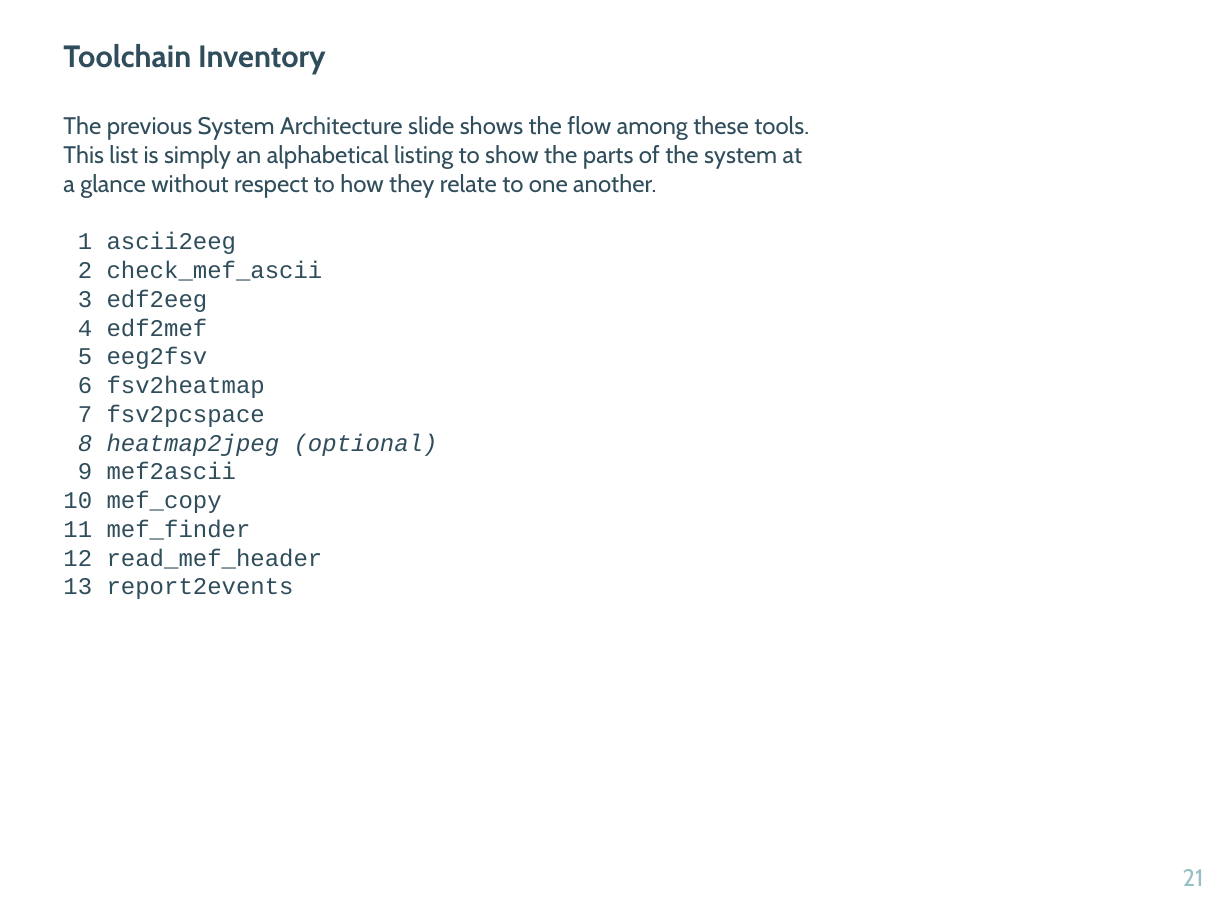
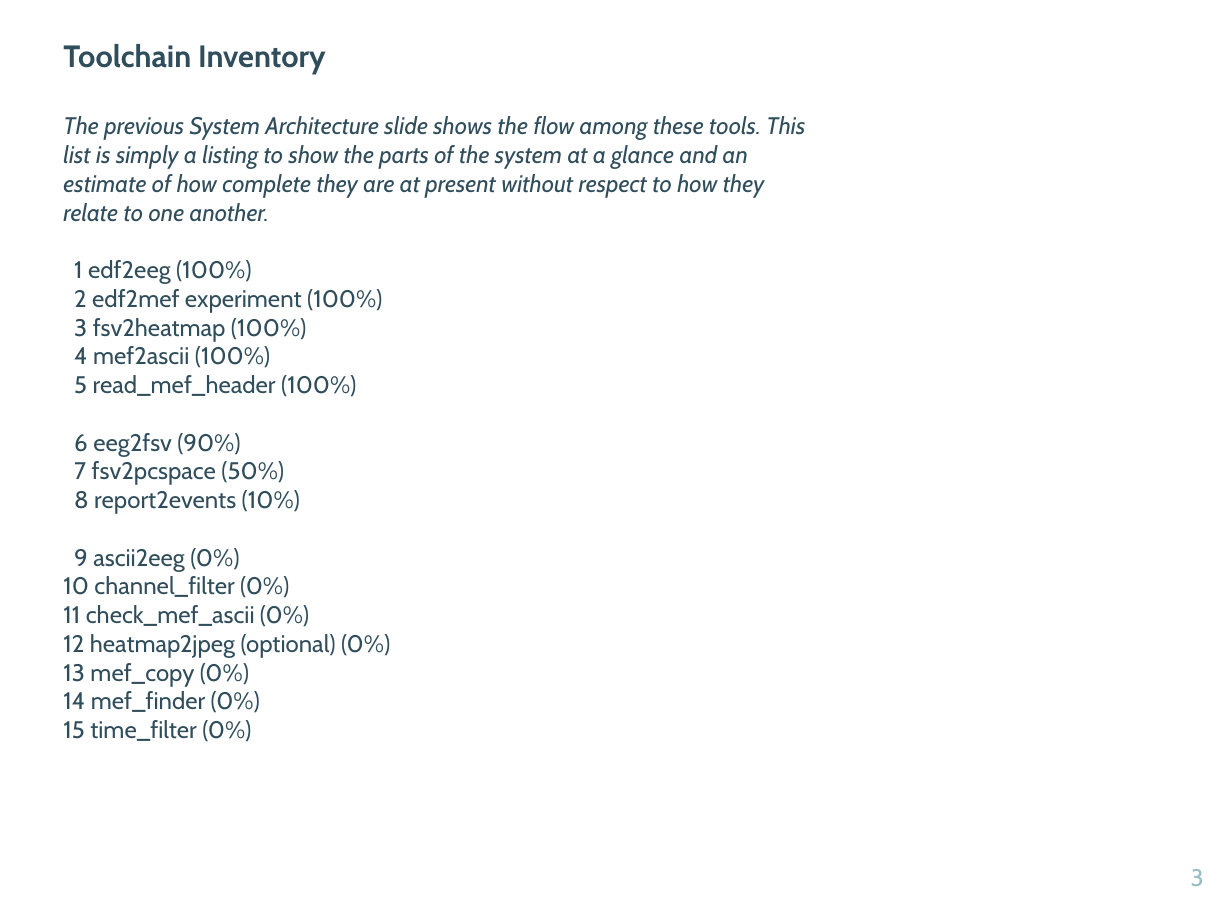
Before and after one commit to ncsl/network_neuroscience_epilepsy, a slide deck: slide 3 of EZTrack-implementation-guide.pptx (slide 21 before the commit). Drawn at 1232x924 pixels with LibreOffice and Linux fonts; fonts in the diff are those of the drawing. Boxes give left, top, right and bottom in pixels: in the first picture for what was removed or moved away, otherwise in the second. Text is boxed around its words. In the diff, an @@ line names an element or a change of style, - is before the commit and + after.

Commit message:
Update progress

```diff
--- a/EZTrack-implementation-guide.pptx
+++ b/EZTrack-implementation-guide.pptx
@@ text at [63, 116, 805, 742]: text changed @@
-The previous System Architecture slide shows the flow among these tools. This list is simply an alphabetical listing to show the parts of the system at a glance without respect to how they relate to one another.
-1 ascii2eeg
-2 check_mef_ascii
-3 edf2eeg
-4 edf2mef
-5 eeg2fsv
-6 fsv2heatmap
-7 fsv2pcspace
-8 heatmap2jpeg (optional)
-9 mef2ascii
-10 mef_copy
-11 mef_finder
-12 read_mef_header
-13 report2events
+The previous System Architecture slide shows the flow among these tools. This list is simply a listing to show the parts of the system at a glance and an estimate of how complete they are at present without respect to how they relate to one another.
+1 edf2eeg (100%)
+2 edf2mef experiment (100%)
+3 fsv2heatmap (100%)
+4 mef2ascii (100%)
+5 read_mef_header (100%)
+6 eeg2fsv (90%)
+7 fsv2pcspace (50%)
+8 report2events (10%)
+9 ascii2eeg (0%)
+10 channel_filter (0%)
+11 check_mef_ascii (0%)
+12 heatmap2jpeg (optional) (0%)
+13 mef_copy (0%)
+14 mef_finder (0%)
+15 time_filter (0%)
@@ page number at [1191, 869, 1204, 886]: text changed @@
-21
+3
```
Also in this commit, not shown: 3 other slides changed.
